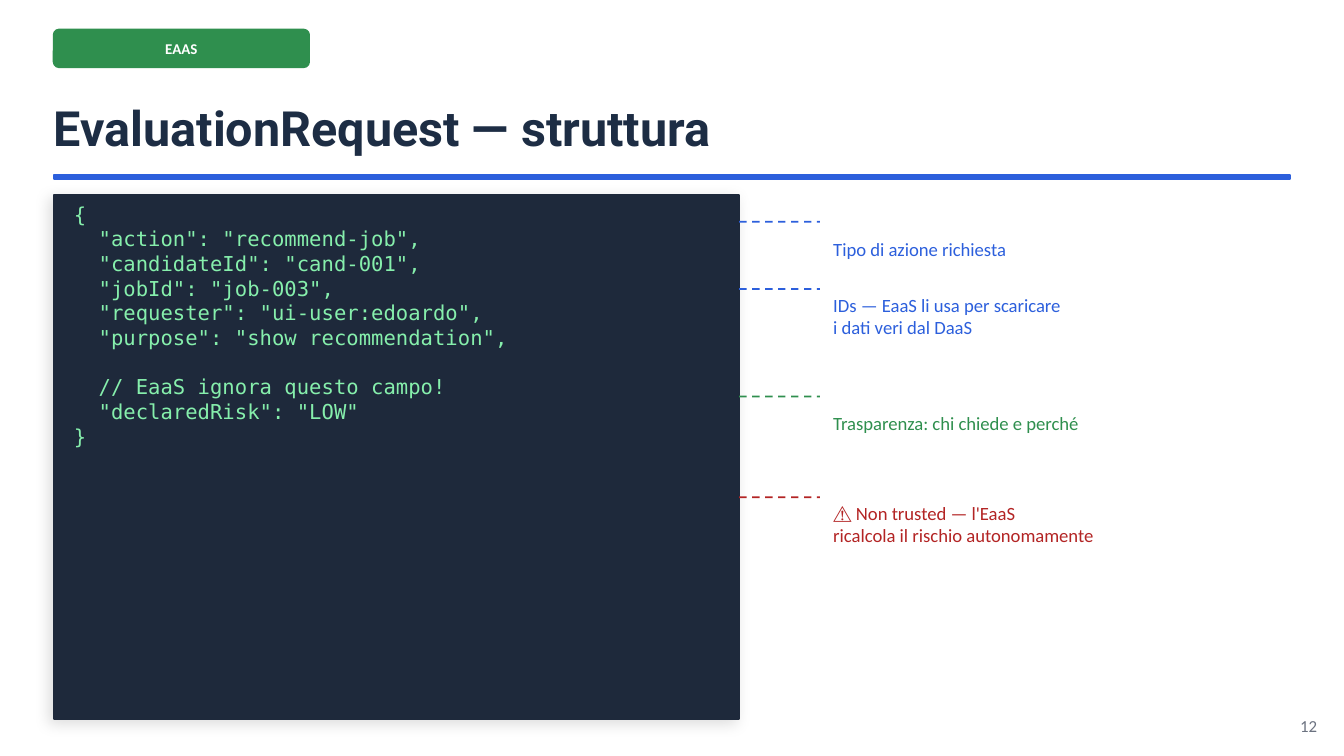
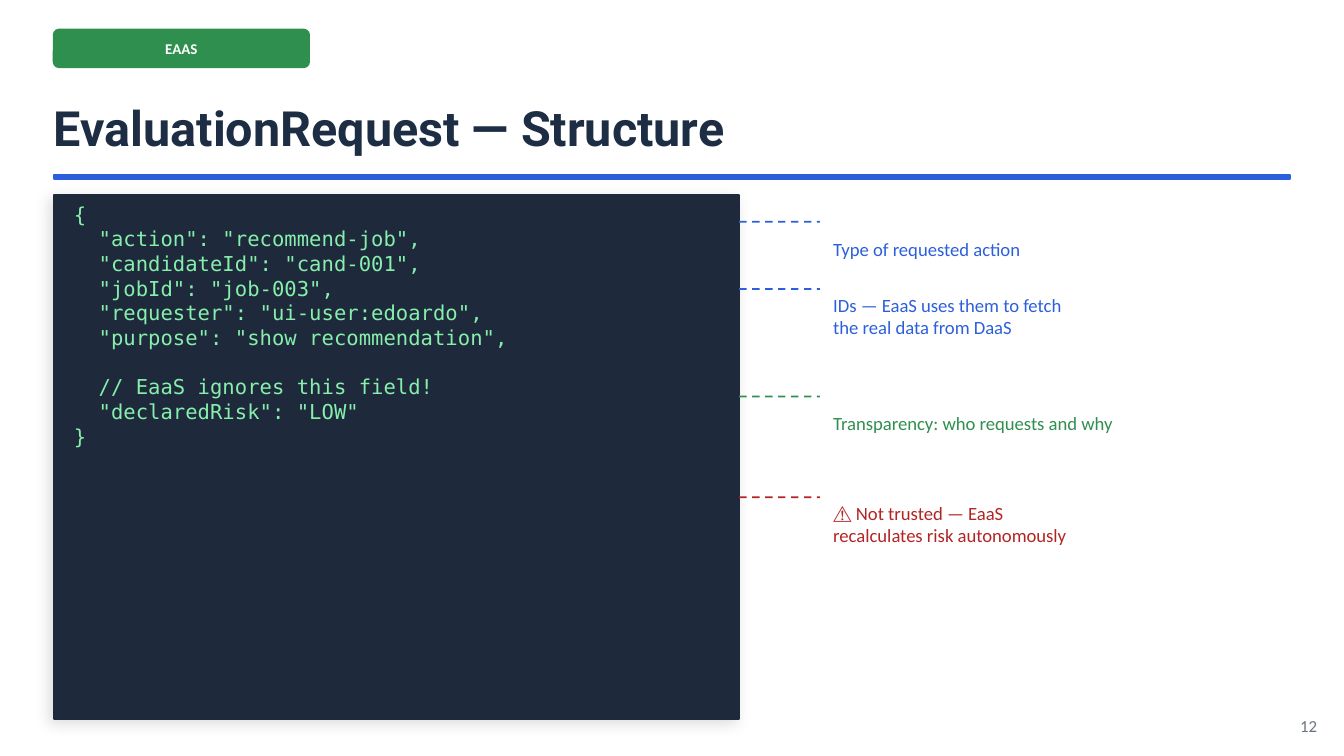
Before and after one commit to ediscota/SOSE-Homework, a slide deck: slide 12 of slides/SoSE-Employment-DaaS-EaaS.pptx. Drawn at 1344x756 pixels with LibreOffice and Linux fonts; fonts in the diff are those of the drawing. Boxes give left, top, right and bottom in pixels: in the first picture for what was removed or moved away, otherwise in the second. Text is boxed around its words. In the diff, an @@ line names an element or a change of style, - is before the commit and + after.

```diff
--- a/slides/SoSE-Employment-DaaS-EaaS.pptx
+++ b/slides/SoSE-Employment-DaaS-EaaS.pptx
@@ text at box(54, 109, 724, 156): text changed @@
-EvaluationRequest — struttura
+EvaluationRequest — Structure
@@ text at box(833, 243, 1020, 259): text changed @@
-Tipo di azione richiesta
+Type of requested action
@@ text at box(833, 299, 1061, 334): text changed @@
-IDs — EaaS li usa per scaricare
-i dati veri dal DaaS
+IDs — EaaS uses them to fetch
+the real data from DaaS
@@ text at box(136, 378, 433, 399): text changed @@
-// EaaS ignora questo campo!
+// EaaS ignores this field!
@@ text at box(833, 417, 1112, 433): text changed @@
-Trasparenza: chi chiede e perché
+Transparency: who requests and why
@@ text at box(833, 507, 1066, 545): text changed @@
-⚠ Non trusted — l'EaaS
-ricalcola il rischio autonomamente
+⚠ Not trusted — EaaS
+recalculates risk autonomously
```
Also in this commit, not shown: 19 other slides changed, 2 slides added, 2 slides removed, 2 other files.
